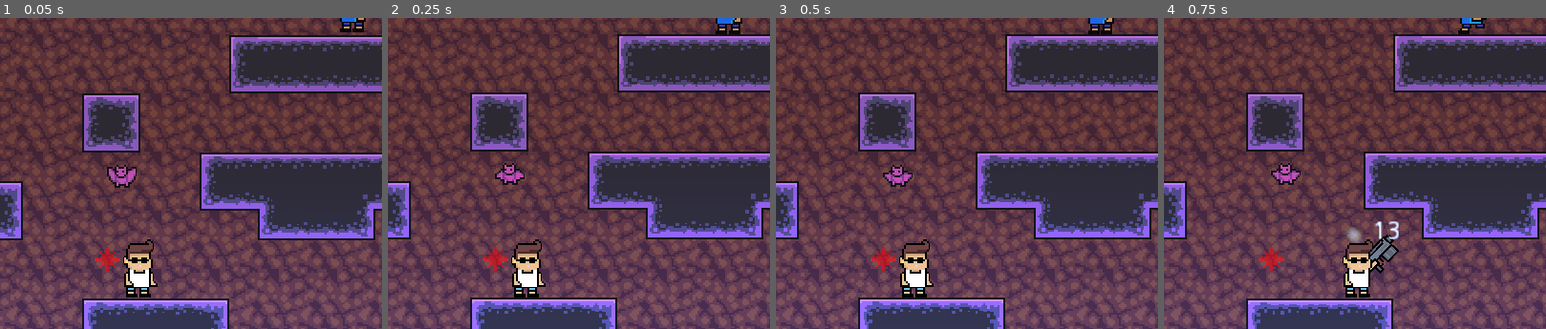
Above: before the commit, frames 1-4 (left to right).
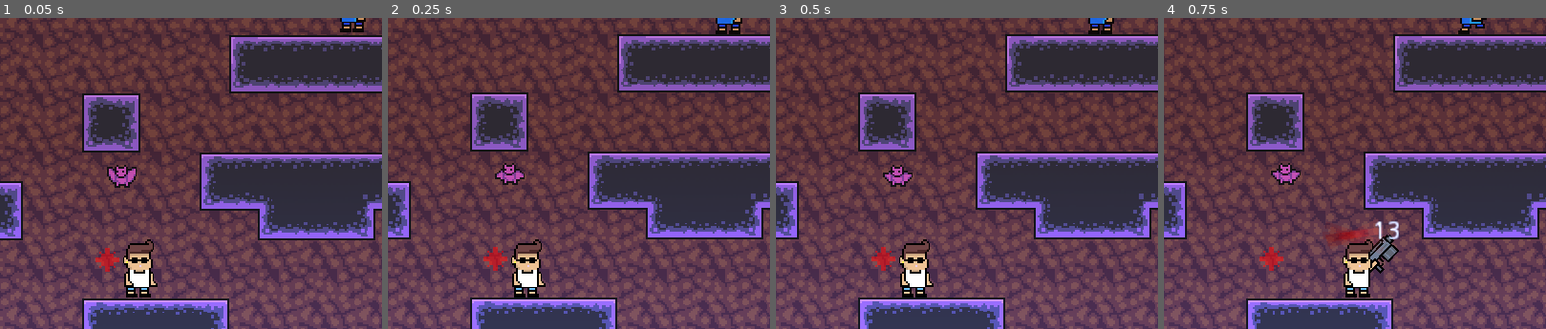
Above: after the commit, the same moments.

Repository: J24556/Red-Rise
Game: Godot game, scene res://world/Volcano.tscn
Two runs of this game, one before a commit and one after it. Both use one fixed random seed, a clock stepped at 60 frames per second and the inputs below.
Inputs (mouse positions are % of the whole screen's width and height, from its top left):
- Up to frame 1 (0.05 s): no input
- Up to frame 2 (0.25 s): no input
- Up to frame 3 (0.5 s): no input
- Up to frame 4 (0.75 s): move the mouse to (72, 45) at 0.52 s; press the mouse at (72, 45) at 0.53 s; hold D (move_right) from 0.53 s (still down)
The pictures show only the part of the screen within x 28-78%, y 27-77%; the shares and areas given below are measured in that part.

Frames 1-3 are identical in both runs. In frame 4, 0.5% of the frame differs, in the area x 42-58%, y 67-77%.

Commit message:
minor content update
red bullets for cahd

Diff:
--- a/player/player.gd
+++ b/player/player.gd
@@ -147,6 +147,7 @@
 	var bi = bullet.instance()
 
 	bi.global_position = bullet_shoot.global_position
+	bi.global_rotation = bullet_shoot.global_rotation
 	get_parent().add_child(bi)
 
 	bi.set_up(dir * SHOT_SPEED, DAMAGE)
--- a/world/Volcano.tscn
+++ b/world/Volcano.tscn
@@ -218,7 +218,7 @@
 tile_set = SubResource( 18 )
 cell_size = Vector2( 16, 16 )
 format = 1
-tile_data = PoolIntArray( -1, 0, 0, -65536, 0, 2, -65511, 0, …(39118 unchanged characters)… 559, 0, 327682, 5505024, 0, 65538, 5505049, 0, 327682, 5505050, 0, 65537, 5505051, 0, 65537, 5505052, 0, 65537, 5505053, 0, 65537, 5505054, 0, 65537, 5505055, 0, 65537, 5505056, 0, 65537, 5505057, 0, 65537, 5505058, 0, 65537, 5505059, 0, 65537, 5505060, 0, 65537, 5505061, 0, 65537, 5505062, 0, 65537, 5505063, 0, 65537, 5505064, 0, 65537, 5505065, 0, 65537, 5505066, 0, 65537, 5505067, 0, 65537, 5505068, 0, 65537, 5505069, 0, 65537, 5505070, 0, 65537, 5505071, 0, 65537, 5505072, 0, 65537, 5505073, 0, 65537, 5505074, 0, 65537, 5505075, 0, 65537, 5505076, 0, 65537, 5505077, 0, 65537, 5505078, 0, 65538, 5636095, 0, 65536, 5570560, 0, 327680, 5570585, 0, 65536, 5570586, 0, 65537,  …(26715 unchanged characters)…
+tile_data = PoolIntArray( -1, 0, 0, -65536, 0, 2, -65511, 0, …(39118 unchanged characters)… 559, 0, 327682, 5505024, 0, 65538, 5505029, 0, 0, 5505030, 0, 2, 5505049, 0, 327682, 5505050, 0, 65537, 5505051, 0, 65537, 5505052, 0, 65537, 5505053, 0, 65537, 5505054, 0, 65537, 5505055, 0, 65537, 5505056, 0, 65537, 5505057, 0, 65537, 5505058, 0, 65537, 5505059, 0, 65537, 5505060, 0, 65537, 5505061, 0, 65537, 5505062, 0, 65537, 5505063, 0, 65537, 5505064, 0, 65537, 5505065, 0, 65537, 5505066, 0, 65537, 5505067, 0, 65537, 5505068, 0, 65537, 5505069, 0, 65537, 5505070, 0, 65537, 5505071, 0, 65537, 5505072, 0, 65537, 5505073, 0, 65537, 5505074, 0, 65537, 5505075, 0, 65537, 5505076, 0, 65537, 5505077, 0, 65537, 5505078, 0, 65538, 5636095, 0, 65536, 5570560, 0, 327680, 5570565, 0, 131072, 5570566, 0, 131074, 5570585, 0, 65536, 5570586, 0, 65537,  …(26715 unchanged characters)…
 
 [node name="Enemy" parent="TileMap" instance=ExtResource( 9 )]
 position = Vector2( 307.4, 1614.09 )
Binary file changed: player/bullet.png
